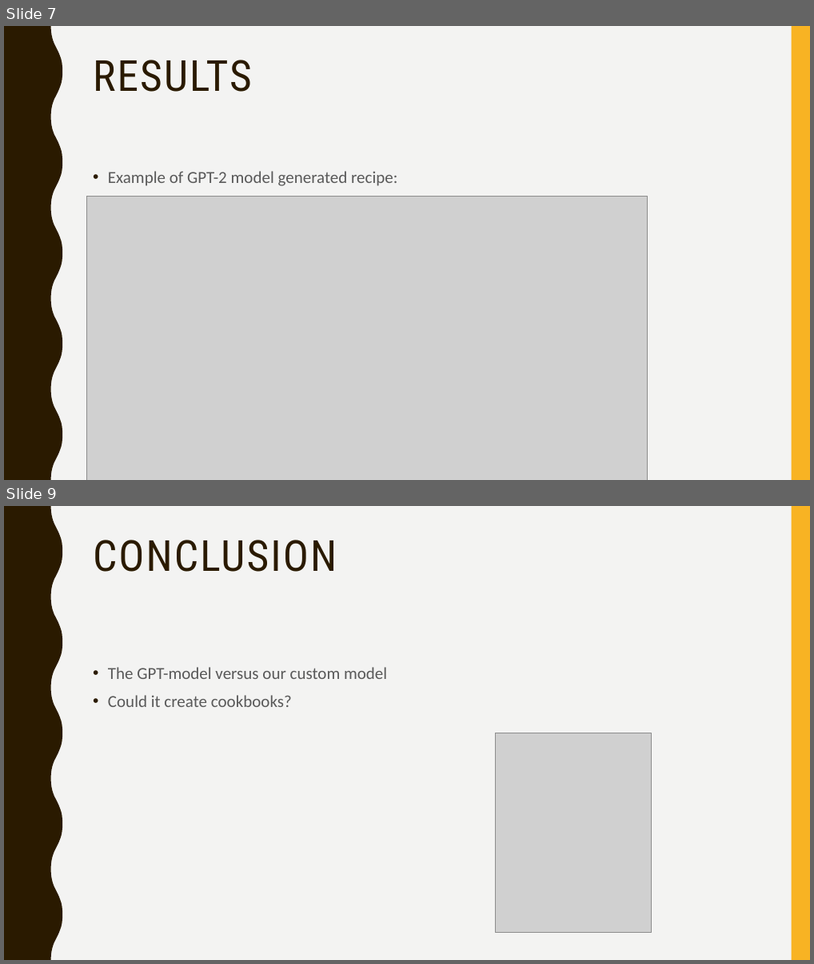
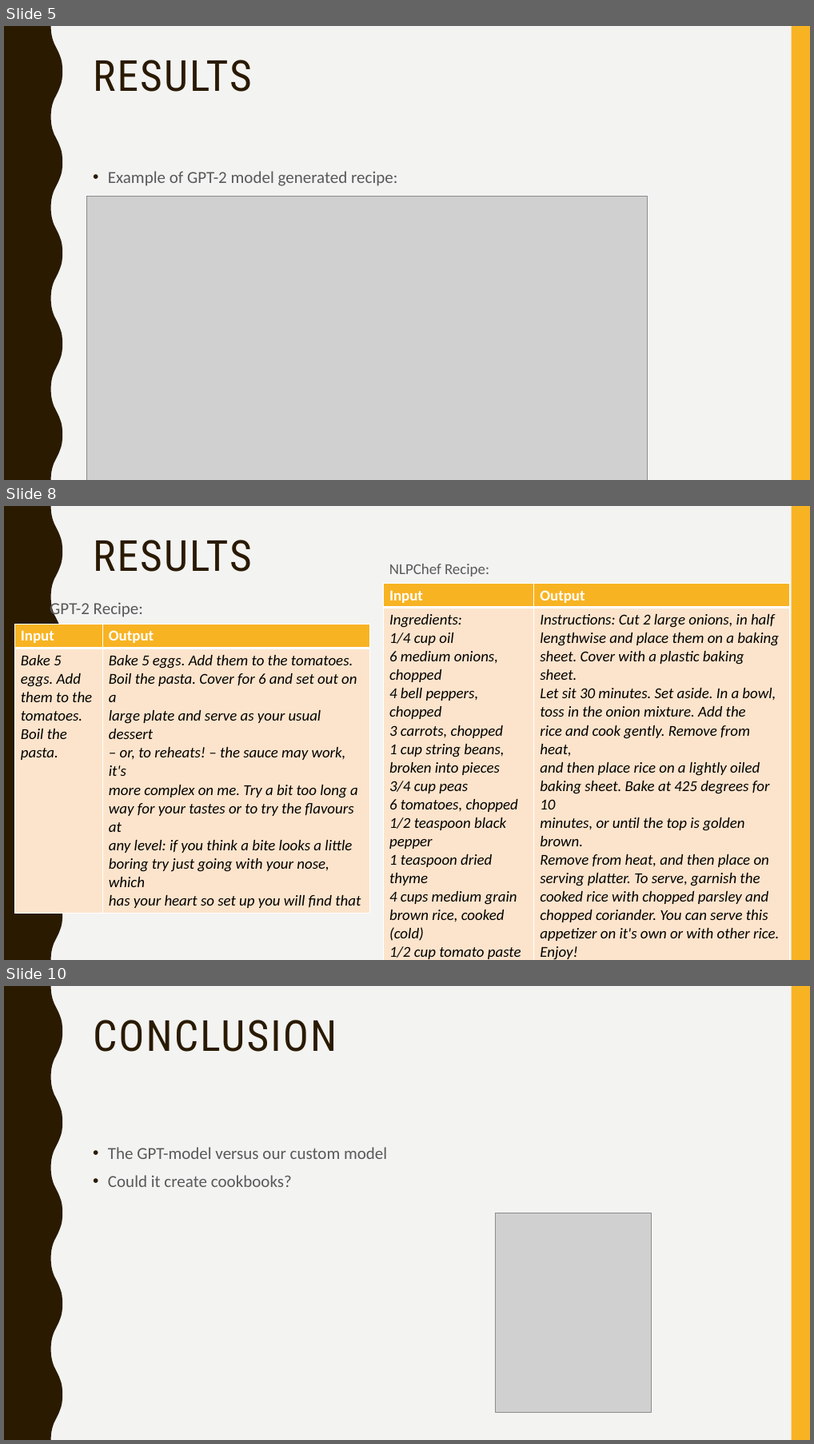
Before and after one commit to timholthuijsen/NLPChef, a slide deck: NLPCHEF.pptx. Shown one above the other, each under a label of ours: slides 7 and 9 before the commit, slides 5, 8 and 10 after it; the slides between them are not shown. The pictures are 814x964 and 814x1444 pixels, drawn with LibreOffice and Linux fonts; fonts in the diff are those of the drawing; grey boxes stand for pictures. Boxes give left, top, right and bottom in pixels: in the first picture for what was removed or moved away, otherwise in the second. Text is boxed around its words. In the diff, an @@ line names an element or a change of style, - is before the commit and + after.

```diff
--- a/NLPCHEF.pptx
+++ b/NLPCHEF.pptx
@@ slide 8 added at box(4, 506, 810, 960), background #F3F3F2; not listed: 2 template elements that a slide beside it also shows @@
@@ title added at box(93, 540, 252, 572), 51 pt, text #2A1A00 @@
+RESULTS
@@ text added at box(390, 564, 490, 576), 18 pt, text #595959 @@
+NLPChef Recipe:
@@ text added at box(50, 600, 143, 619), 20 pt, text #595959 @@
+• GPT-2 Recipe:
@@ table added at box(384, 584, 790, 960), 2 rows, 2 columns @@
+Input | Output
+Ingredients: / 1/4 cup oil / 6 medium onions, / chopped / 4 bell peppers, / chopped / 3 carrots, chopped / 1 cup string beans, / broken into pieces / 3/4 cup peas / 6 tomatoes, chopped / 1/2 teaspoon black / pepper / 1 teaspoon dried / thyme / 4 cups medium grain / brown rice, cooked / (cold) / 1/2 cup tomato paste | Instructions: Cut 2 large onions, in half / lengthwise and place them on a baking / sheet. Cover with a plastic baking sheet. / Let sit 30 minutes. Set aside. In a bowl, / toss in the onion mixture. Add the / rice and cook gently. Remove from heat, / and then place rice on a lightly oiled / baking sheet. Bake at 425 degrees for 10 / minutes, or until the top is golden brown. / Remove from heat, and then place on / serving platter. To serve, garnish the / cooked rice with chopped parsley and / chopped coriander. You can serve this / appetizer on it's own or with other rice. / Enjoy! / Print Author: Baked Rice
@@ text added at box(394, 598, 494, 615), 18 pt, text #595959 @@
+NLPChef Recipe:
@@ table added at box(15, 624, 370, 911), 2 rows, 2 columns @@
+Input | Output
+Bake 5 eggs. Add / them to the tomatoes. / Boil the pasta. | Bake 5 eggs. Add them to the tomatoes. / Boil the pasta. Cover for 6 and set out on a / large plate and serve as your usual dessert / – or, to reheats! – the sauce may work, it's / more complex on me. Try a bit too long a / way for your tastes or to try the flavours at / any level: if you think a bite looks a little / boring try just going with your nose, which / has your heart so set up you will find that
@@ what was slide 7 is now slide 5 @@
@@ what was slide 9 is now slide 10 @@
```
Also in this commit, not shown: 1 slide changed, 2 other slides added, 2 slides removed.
